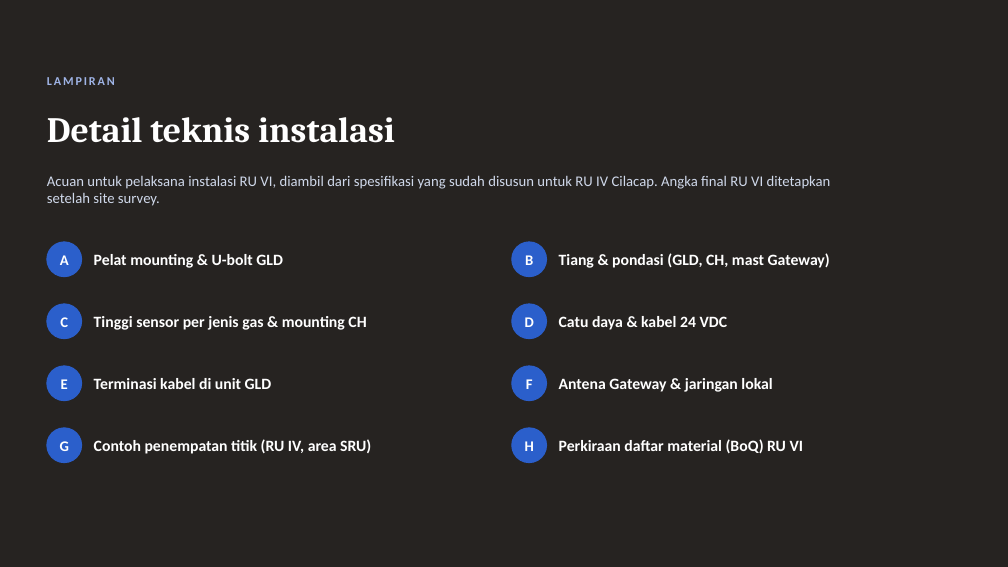
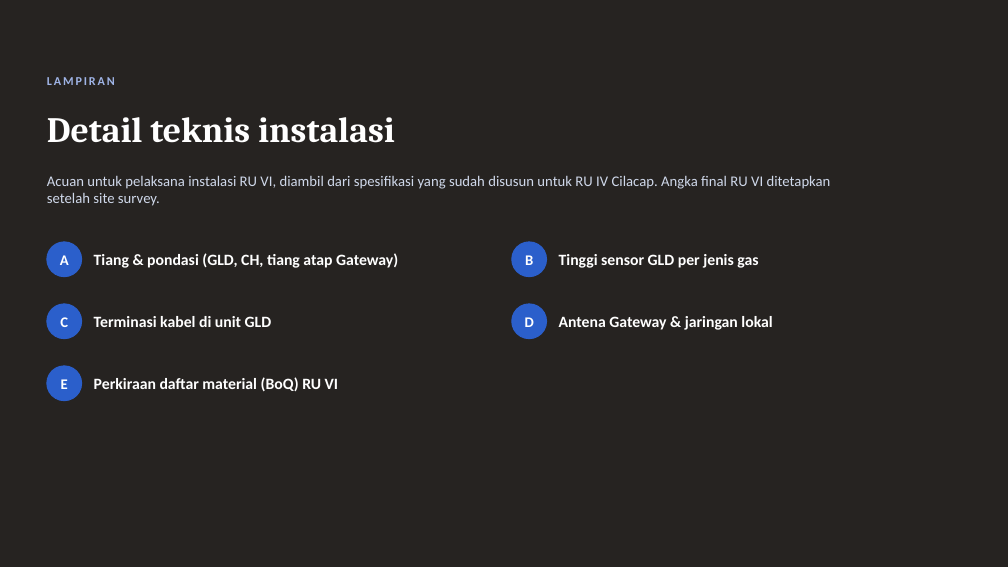
Before and after one commit to RavellerH/GLD-V2-Report-2026, a slide deck: slide 30 of Deliverables/Presentasi_Koordinasi_Implementasi_GLD_RU-VI_Balongan_13November2026.pptx (slide 18 before the commit). Drawn at 1008x567 pixels with LibreOffice and Linux fonts; fonts in the diff are those of the drawing. Boxes give left, top, right and bottom in pixels: in the first picture for what was removed or moved away, otherwise in the second. Text is boxed around its words. In the diff, an @@ line names an element or a change of style, - is before the commit and + after.

```diff
--- a/Deliverables/Presentasi_Koordinasi_Implementasi_GLD_RU-VI_Balongan_13November2026.pptx
+++ b/Deliverables/Presentasi_Koordinasi_Implementasi_GLD_RU-VI_Balongan_13November2026.pptx
@@ text at box(94, 253, 398, 268): text changed @@
-Pelat mounting & U-bolt GLD
+Tiang & pondasi (GLD, CH, tiang atap Gateway)
@@ text at box(559, 254, 758, 268): text changed @@
-Tiang & pondasi (GLD, CH, mast Gateway)
+Tinggi sensor GLD per jenis gas
@@ text "Terminasi kabel di unit GLD": place and size @@
-text "Terminasi kabel di unit GLD" at box(94, 378, 272, 389)
+text "Terminasi kabel di unit GLD" at box(94, 316, 272, 327)
@@ text removed at box(94, 316, 366, 330) @@
-Tinggi sensor per jenis gas & mounting CH
@@ text "Antena Gateway & jaringan lokal": place and size @@
-text "Antena Gateway & jaringan lokal" at box(559, 378, 772, 392)
+text "Antena Gateway & jaringan lokal" at box(559, 316, 772, 330)
@@ text removed at box(559, 316, 728, 330) @@
-Catu daya & kabel 24 VDC
@@ text "Perkiraan daftar material (BoQ) RU ...": place and size @@
-text "Perkiraan daftar material (BoQ) RU ..." at box(559, 439, 803, 453)
+text "Perkiraan daftar material (BoQ) RU ..." at box(94, 377, 338, 391)
@@ ellipse removed at box(512, 366, 547, 401) @@
@@ text removed at box(526, 379, 533, 389) @@
-F
@@ ellipse removed at box(47, 428, 82, 463) @@
@@ text removed at box(60, 441, 69, 451) @@
-G
@@ text removed at box(94, 439, 371, 454) @@
-Contoh penempatan titik (RU IV, area SRU)
@@ ellipse removed at box(512, 428, 547, 463) @@
@@ text removed at box(525, 441, 534, 451) @@
-H
```
Also in this commit, not shown: 18 other slides changed, 14 slides added, 5 slides removed, 16 other files.
